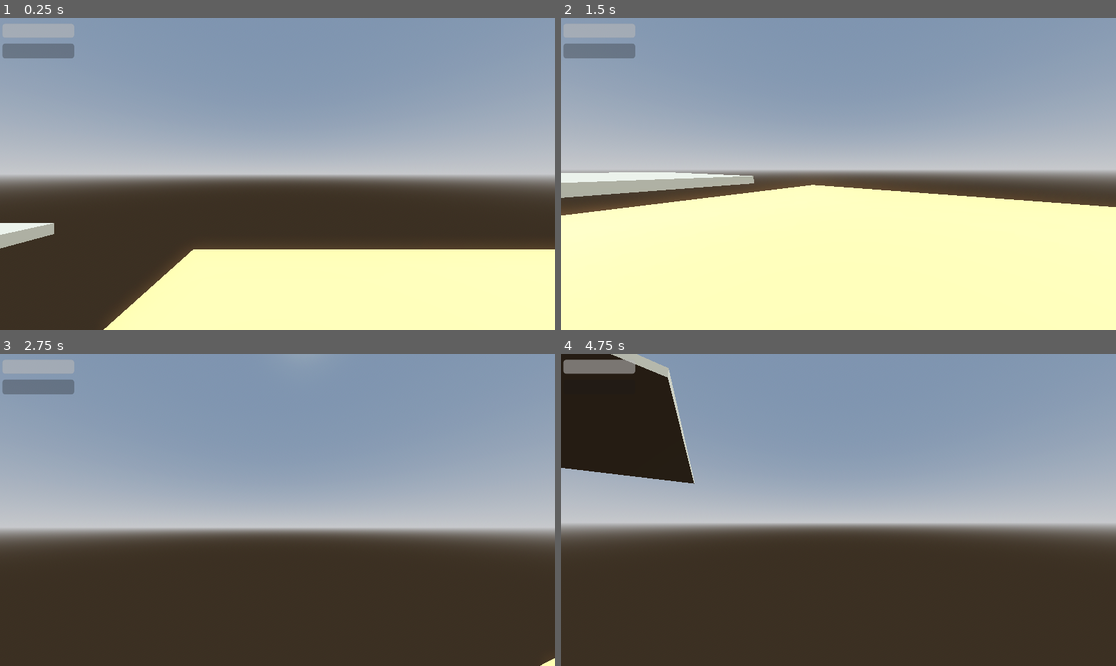
Above: before the commit, frames 1-4 (two rows, left to right).
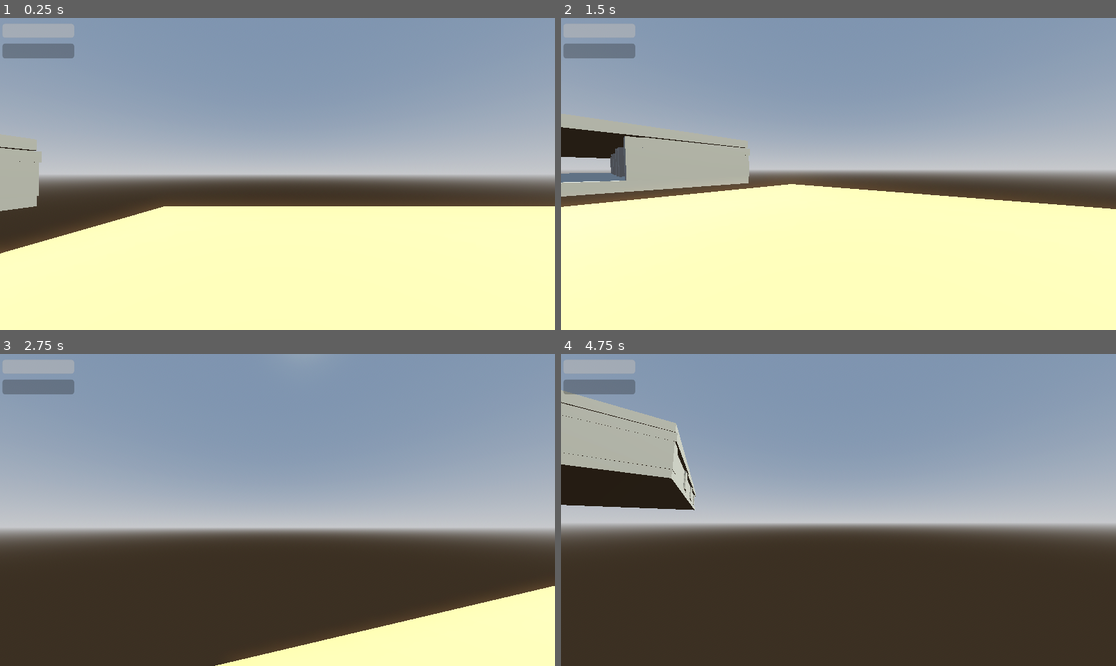
Above: after the commit, the same moments.

Repository: lungcollapser/record
Game: Godot game, scene res://scenes/world.tscn
Two runs of this game, one before a commit and one after it. Both use one fixed random seed, a clock stepped at 60 frames per second and the inputs below.
Inputs (mouse positions are in pixels of both pictures, inside the frame that each line leads up to):
- Up to frame 1 (0.25 s): no input
- Up to frame 2 (1.5 s): tap Enter (ui_accept) at 0.5, 0.77 s; move the mouse to (866, 174) at 0.52 s; hold W (forward) from 0.53 s (still down); tap R (stow, bound only after the commit) at 0.6 s; move the mouse to (810, 174) at 1.27 s; tap Ctrl (crouch) at 1.35 s
- Up to frame 3 (2.75 s): keep holding W (forward); tap Enter (ui_accept) at 1.52 s; tap R (stow, bound only after the commit) at 1.55, 2.3 s; move the mouse to (288, 503) at 2.02 s; press the mouse at (288, 503) at 2.03 s
- Up to frame 4 (4.75 s): keep holding W (forward); move the mouse to (832, 516) at 2.77 s; release the mouse at (832, 516) at 2.78 s; tap E (interact) at 2.85 s; tap Enter (ui_accept) at 3.02, 3.5, 3.77, 4.52 s; tap R (stow, bound only after the commit) at 3.05, 3.8, 4.55 s; move the mouse to (877, 513) at 3.52 s; hold Shift (sprint) 3.53-4.28 s; move the mouse to (794, 506) at 4.27 s; tap Alt (walk) at 4.35 s

The runs differ from the first frame. In frame 1, 21% of the frame differs, in the area x 0-100%, y 37-100%; in frame 2, 5.5%; in frame 3, 7.9%; in frame 4, 10%.

Commit message:
humansoup can on back

Diff:
--- a/project.godot
+++ b/project.godot
@@ -69,3 +69,8 @@
 "events": [Object(InputEventMouseButton,"resource_local_to_scene":false,"resource_name":"","device":-1,"window_id":0,"a …(253 unchanged characters)…
 ]
 }
+stow={
+"deadzone": 0.5,
+"events": [Object(InputEventKey,"resource_local_to_scene":false,"resource_name":"","device":-1,"window_id":0,"alt_pressed":false,"shift_pressed":false,"ctrl_pressed":false,"meta_pressed":false,"pressed":false,"keycode":0,"physical_keycode":82,"key_label":0,"unicode":114,"location":0,"echo":false,"script":null)
+]
+}
--- a/scenes/human_recepticle.tscn
+++ b/scenes/human_receptacle.tscn
@@ -11,19 +11,20 @@
 [sub_resource type="ConvexPolygonShape3D" id="ConvexPolygonShape3D_516cr"]
 points = PackedVector3Array(-0.5, -0.5, -0.5, 0.5, 0.5, 0.5, 0.5, -0.5, 0.5, 0.5, 0.5, -0.5, -0.5, 0.5, 0.5, 0.5, -0.5, -0.5, -0.5, -0.5, 0.5, -0.5, 0.5, -0.5)
 
-[node name="HumanRecepticle" type="RigidBody3D" groups=["Bussin"]]
+[node name="HumanReceptacle" type="RigidBody3D" groups=["Bussin", "stow"]]
 disable_mode = 1
 mass = 7.675
 contact_monitor = true
 max_contacts_reported = 10
-script = ExtResource("1_umbrk")
+script = ExtResource("1_05dvp")
 
-[node name="MeshInstance3D" type="MeshInstance3D" parent="."]
+[node name="HumanReceptacleMesh" type="MeshInstance3D" parent="."]
 mesh = SubResource("BoxMesh_7i2cu")
 surface_material_override/0 = SubResource("StandardMaterial3D_8o8bw")
 
-[node name="CollisionShape3D" type="CollisionShape3D" parent="."]
+[node name="HumanReceptacleShape" type="CollisionShape3D" parent="."]
 transform = Transform3D(0.835, 0, 0, 0, 0.835, 0, 0, 0, 0.835, 0, 0, 0)
 shape = SubResource("ConvexPolygonShape3D_516cr")
 
 [connection signal="body_shape_entered" from="." to="." method="_on_body_shape_entered"]
+[connection signal="input_event" from="." to="." method="_on_input_event"]
--- a/scenes/player.tscn
+++ b/scenes/player.tscn
@@ -9,7 +9,7 @@
 [node name="Player" type="Node3D"]
 transform = Transform3D(1, 0, 0, 0, 1, 0, 0, 0, 1, 0, 0.883297, 0)
 
-[node name="Playerbody" type="CharacterBody3D" parent="." groups=["Dismember"]]
+[node name="Playerbody" type="CharacterBody3D" parent="." groups=["Dismember", "stow"]]
 script = ExtResource("1_sxyqi")
 
 [node name="PlayerMesh" type="MeshInstance3D" parent="Playerbody"]
@@ -22,11 +22,15 @@
 [node name="Head" type="Node3D" parent="Playerbody"]
 
 [node name="Camera3D" type="Camera3D" parent="Playerbody/Head"]
+transform = Transform3D(1, 0, 0, 0, 1, 0, 0, 0, 1, 0, 0, 0.117949)
 fov = 90.0
 
 [node name="Hold" type="Node3D" parent="Playerbody/Head/Camera3D"]
 transform = Transform3D(1, 0, 0, 0, 1, 0, 0, 0, 1, 0, 0.146398, -1.74557)
 
+[node name="ReceptacleHold" type="Node3D" parent="Playerbody/Head/Camera3D" groups=["stow"]]
+transform = Transform3D(1, 0, 0, 0, 1, 0, 0, 0, 1, 0, 0.701952, 0.81957)
+
 [node name="Pickup" type="RayCast3D" parent="Playerbody/Head/Camera3D"]
 transform = Transform3D(1, 0, 0, 0, 1, 0, 0, 0, 1, 0, 0.0343571, 0)
 target_position = Vector3(0, -1, -5)
--- a/scenes/world.tscn
+++ b/scenes/world.tscn
@@ -2,8 +2,8 @@
 
 [ext_resource type="PackedScene" uid="uid://diuvg68njxngr" path="res://scenes/player.tscn" id="2_2w5k3"]
 [ext_resource type="PackedScene" uid="uid://cfqnnebvepiiw" path="res://scenes/dead_body.tscn" id="2_cjb3p"]
+[ext_resource type="PackedScene" uid="uid://jyrhlvipedil" path="res://scenes/human_receptacle.tscn" id="4_wfb85"]
 [ext_resource type="PackedScene" uid="uid://dgnqdygrkxgmt" path="res://scenes/black_garbage.tscn" id="4_xpk5t"]
-[ext_resource type="PackedScene" uid="uid://d3d15ygwkmrhp" path="res://scenes/human_recepticle.tscn" id="5_df1h8"]
 [ext_resource type="PackedScene" uid="uid://3p3672qqmgn3" path="res://scenes/dead_body_parts.tscn" id="6_oshrj"]
 
 [sub_resource type="ProceduralSkyMaterial" id="ProceduralSkyMaterial_mekea"]
@@ -75,7 +75,7 @@
 
 [node name="Player" parent="." instance=ExtResource("2_2w5k3")]
 unique_name_in_owner = true
-transform = Transform3D(1, 0, 0, 0, 1, 0, 0, 0, 1, -6.49026, 5.27431, -2.78703)
+transform = Transform3D(1, 0, 0, 0, 1, 0, 0, 0, 1, -4.89694, 2.73184, -2.78703)
 
 [node name="blackgarbagebody" type="RigidBody3D" parent="."]
 transform = Transform3D(1, 0, 0, 0, -1, 8.74228e-08, 0, -8.74228e-08, -1, 2.47302, 1.71268, 0)
@@ -93,11 +93,11 @@
 use_collision = true
 
 [node name="CSGBox3D" type="CSGBox3D" parent="CSGCombiner3D"]
-transform = Transform3D(1, 0, 0, 0, 1, 0, 0, 0, 1, -54.5665, 0, 0)
+transform = Transform3D(1, 0, 0, 0, 1, 0, 0, 0, 1, -54.5665, 5.10213, 0)
 size = Vector3(55.44, 1, 34.145)
 
 [node name="CSGBox3D3" type="CSGBox3D" parent="CSGCombiner3D"]
-transform = Transform3D(1, 0, 0, 0, 1, 0, 0, 0, 1, -54.5665, 90.9303, 0)
+transform = Transform3D(1, 0, 0, 0, 1, 0, 0, 0, 1, -54.5665, 0.000404358, 0)
 size = Vector3(55.44, 1, 34.145)
 
 [node name="CSGBox3D2" type="CSGBox3D" parent="CSGCombiner3D"]
@@ -172,12 +172,84 @@
 transform = Transform3D(1, 0, 0, 0, 1, 0, 0, 0, 1, -59.0507, 2.49766, 7.7627)
 size = Vector3(3.127, 4, 1.509)
 
+[node name="CSGBox3D24" type="CSGBox3D" parent="CSGCombiner3D"]
+transform = Transform3D(-0.999949, 0, 0.0101053, 0, 1, 0, -0.0101053, 0, -0.999949, -34.244, 4.01037, -12.4478)
+size = Vector3(14.9526, 1, 9.75647)
+
+[node name="CSGBox3D25" type="CSGBox3D" parent="CSGCombiner3D"]
+transform = Transform3D(-0.999949, 0, 0.0101053, 0, 1, 0, -0.0101053, 0, -0.999949, -30.0497, 2.50091, -7.90163)
+size = Vector3(2.223, 4, 1.509)
+
+[node name="CSGBox3D26" type="CSGBox3D" parent="CSGCombiner3D"]
+transform = Transform3D(-0.999949, 0, 0.0101053, 0, 1, 0, -0.0101053, 0, -0.999949, -40.6034, 2.50197, -11.9586)
+size = Vector3(2.223, 4, 10.576)
+
+[node name="CSGBox3D27" type="CSGBox3D" parent="CSGCombiner3D"]
+transform = Transform3D(-0.999949, 0, 0.0101053, 0, 1, 0, -0.0101053, 0, -0.999949, -27.9133, 2.45413, -11.8303)
+size = Vector3(2.223, 4, 10.576)
+
+[node name="CSGBox3D28" type="CSGBox3D" parent="CSGCombiner3D"]
+transform = Transform3D(-0.0101053, 0, -0.999949, 0, 1, 0, 0.999949, 0, -0.0101053, -34.1803, 2.36075, -15.8309)
+size = Vector3(2.223, 4, 10.576)
+
+[node name="CSGBox3D29" type="CSGBox3D" parent="CSGCombiner3D"]
+transform = Transform3D(-0.999949, 0, 0.0101053, 0, 1, 0, -0.0101053, 0, -0.999949, -39.2684, 2.49766, -7.99479)
+size = Vector3(3.127, 4, 1.509)
+
+[node name="CSGBox3D30" type="CSGBox3D" parent="CSGCombiner3D"]
+transform = Transform3D(-0.999949, 0, 0.0101053, 0, 1, 0, -0.0101053, 0, -0.999949, -49.1759, 4.01037, -12.4478)
+size = Vector3(14.9526, 1, 9.75647)
+
+[node name="CSGBox3D31" type="CSGBox3D" parent="CSGCombiner3D"]
+transform = Transform3D(-0.999949, 0, 0.0101053, 0, 1, 0, -0.0101053, 0, -0.999949, -44.9816, 2.50091, -7.90163)
+size = Vector3(2.223, 4, 1.509)
+
+[node name="CSGBox3D32" type="CSGBox3D" parent="CSGCombiner3D"]
+transform = Transform3D(-0.999949, 0, 0.0101053, 0, 1, 0, -0.0101053, 0, -0.999949, -55.5353, 2.50197, -11.9586)
+size = Vector3(2.223, 4, 10.576)
+
+[node name="CSGBox3D33" type="CSGBox3D" parent="CSGCombiner3D"]
+transform = Transform3D(-0.999949, 0, 0.0101053, 0, 1, 0, -0.0101053, 0, -0.999949, -42.8452, 2.45413, -11.8303)
+size = Vector3(2.223, 4, 10.576)
+
+[node name="CSGBox3D34" type="CSGBox3D" parent="CSGCombiner3D"]
+transform = Transform3D(-0.0101053, 0, -0.999949, 0, 1, 0, 0.999949, 0, -0.0101053, -49.1122, 2.36075, -15.8309)
+size = Vector3(2.223, 4, 10.576)
+
+[node name="CSGBox3D35" type="CSGBox3D" parent="CSGCombiner3D"]
+transform = Transform3D(-0.999949, 0, 0.0101053, 0, 1, 0, -0.0101053, 0, -0.999949, -54.2003, 2.49766, -7.99479)
+size = Vector3(3.127, 4, 1.509)
+
+[node name="CSGBox3D36" type="CSGBox3D" parent="CSGCombiner3D"]
+transform = Transform3D(-0.999949, 0, 0.0101053, 0, 1, 0, -0.0101053, 0, -0.999949, -64.0783, 4.01037, -12.4478)
+size = Vector3(14.9526, 1, 9.75647)
+
+[node name="CSGBox3D37" type="CSGBox3D" parent="CSGCombiner3D"]
+transform = Transform3D(-0.999949, 0, 0.0101053, 0, 1, 0, -0.0101053, 0, -0.999949, -59.8839, 2.50091, -7.90163)
+size = Vector3(2.223, 4, 1.509)
+
+[node name="CSGBox3D38" type="CSGBox3D" parent="CSGCombiner3D"]
+transform = Transform3D(-0.999949, 0, 0.0101053, 0, 1, 0, -0.0101053, 0, -0.999949, -70.4377, 2.50197, -11.9586)
+size = Vector3(2.223, 4, 10.576)
+
+[node name="CSGBox3D39" type="CSGBox3D" parent="CSGCombiner3D"]
+transform = Transform3D(-0.999949, 0, 0.0101053, 0, 1, 0, -0.0101053, 0, -0.999949, -57.7475, 2.45413, -11.8303)
+size = Vector3(2.223, 4, 10.576)
+
+[node name="CSGBox3D40" type="CSGBox3D" parent="CSGCombiner3D"]
+transform = Transform3D(-0.0101053, 0, -0.999949, 0, 1, 0, 0.999949, 0, -0.0101053, -64.0145, 2.36075, -15.8309)
+size = Vector3(2.223, 4, 10.576)
+
+[node name="CSGBox3D41" type="CSGBox3D" parent="CSGCombiner3D"]
+transform = Transform3D(-0.999949, 0, 0.0101053, 0, 1, 0, -0.0101053, 0, -0.999949, -69.1026, 2.49766, -7.99479)
+size = Vector3(3.127, 4, 1.509)
+
 [node name="CSGBox3D5" type="CSGBox3D" parent="CSGCombiner3D"]
-transform = Transform3D(1, 0, 0, 0, 1, 0, 0, 0, 1, -37.9496, 2.08453, 4.92977)
+transform = Transform3D(1, 0, 0, 0, 1, 0, 0, 0, 1, -22.7356, 2.08453, 4.92977)
 size = Vector3(1, 3, 1)
 
-[node name="HumanRecepticle" parent="." instance=ExtResource("5_df1h8")]
-transform = Transform3D(1, 0, 0, 0, 1, 0, 0, 0, 1, 0.55163, 1.70771, -3.90963)
+[node name="HumanReceptacle" parent="." instance=ExtResource("4_wfb85")]
+transform = Transform3D(1, 0, 0, 0, 1, 0, 0, 0, 1, 0, 1.74445, -4.09426)
 
 [node name="deadbodyparts" parent="." instance=ExtResource("6_oshrj")]
 transform = Transform3D(1, 0, 0, 0, 1, 0, 0, 0, 1, -3.93443, 1.01179, -0.0693083)
--- a/scripts/playerbody.gd
+++ b/scripts/playerbody.gd
@@ -23,8 +23,9 @@
 @onready var hold = $Head/Camera3D/Hold
 @onready var player_mesh = $PlayerMesh
 @onready var player_shape = $PlayerShape
-@onready var dead_body = preload("res://scenes/dead_body.tscn")
+@onready var receptacle_hold = $Head/Camera3D/ReceptacleHold
 @onready var dead_body_parts = preload("res://scenes/dead_body_parts.tscn").instantiate()
+@onready var human_receptacle = preload("res://scenes/human_receptacle.tscn").instantiate()
 
 
 func _ready():
@@ -47,6 +48,12 @@
 
 
 func _physics_process(delta: float):
+
+	var receptacle_collider = pick_up.get_collider()
+	if Input.is_action_just_pressed("stow") and receptacle_collider != null and receptacle_collider.is_in_group("stow"):
+		print("bitch")
+		get_parent().add_child(human_receptacle)
+		human_receptacle.global_position = human_receptacle.global_position
 
 	var dismember_collider = pick_up.get_collider()
 	if Input.is_action_just_pressed("dismember") and dismember_collider != null and dismember_collider.is_in_group("Dismember"):
Not shown: 1 places in scenes/human_receptacle.tscn that only renumber resources
